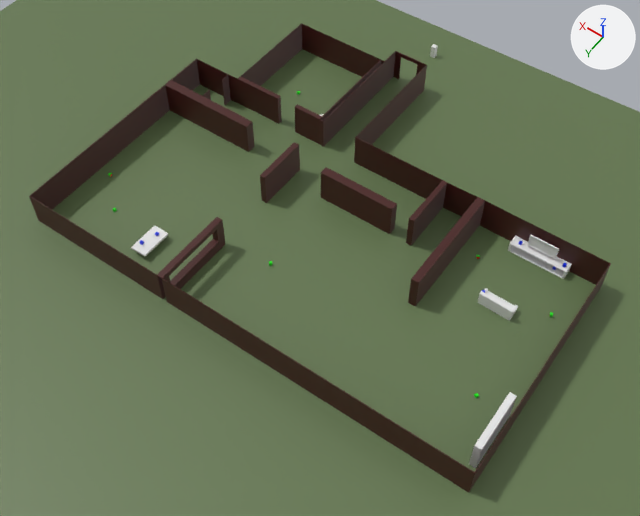
A saved change to the Blender file Blender/first_floor.blend.
Rendered twice from a camera (50 mm lens) standing at (-67.0, 58.1, 121.2) and looking at (-9.4, -22.6, -5.5). Every picture has the same lights, and +X, +Y and +Z are marked at upper right. The picture after the commit comes second. Objects named as collision shapes, trigger or cutter boxes, shadow casters or lower levels of detail are left out.

The first picture shows 'Bookshelf-col', 'Floor-col', 'Sofa-col', 'TV-col', 'TV_Shelf-col', 'Walls-col' and 2 more.
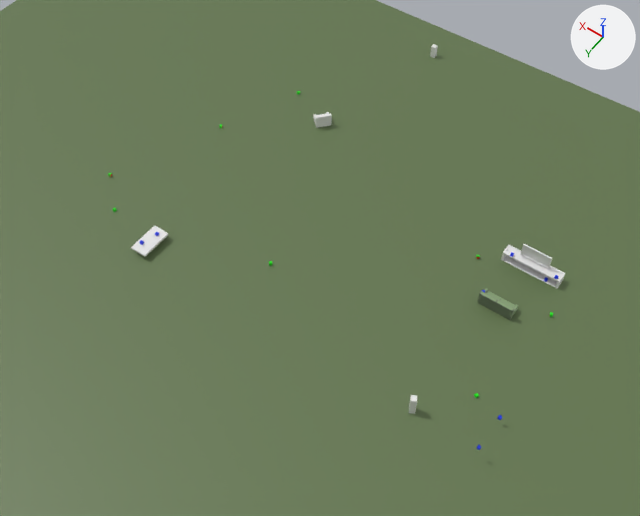
What changed in the scene script:
```text
Add mat_couchgreen:
    mat_couchgreen = bpy.data.materials.new('CouchGreen')
    mat_couchgreen.use_nodes = True; mat_couchgreen.node_tree.nodes.clear()
    _N = mat_couchgreen.node_tree.nodes; _L = mat_couchgreen.node_tree.links
    n0 = _N.new('ShaderNodeBsdfPrincipled'); n0.name = 'Principled BSDF'
    n1 = _N.new('ShaderNodeOutputMaterial'); n1.name = 'Material Output'
    n2 = _N.new('ShaderNodeVertexColor'); n2.name = 'Color Attribute'
    n2.layer_name = 'CouchColors'
    _L.new(n0.outputs[0], n1.inputs[0])  # 'BSDF' to 'Surface'
    _L.new(n2.outputs[0], n0.inputs[0])  # 'Color' to 'Base Color'
Change me_cube_019:
    used by ob_sofa_col; location = (-41.8, -27.4, 1.2); rotation_euler = (0.0, 0.0, 0.00074), in degrees (0, 0, 0); scale = (1.52, 0.779, 0.779)
    remove me_cube_019.from_pydata(...)  # 40 vertices, 38 faces; spans x -2.01..2.01, y -2.07..1.41, z -1.35..1.96
    add me_cube_019.from_pydata(...)  # 216 vertices, 203 faces; spans x 0.0..3.08, y -1.63..0.95, z -1.05..1.55
    me_cube_019 part 1: 40 vertices removed from x -2.01..2.01, y -2.07..1.41, z -1.35..1.96; 216 vertices added at x 0.0..3.08, y -1.63..0.95, z -1.05..1.55
    add me_cube_019.materials.append(mat_couchgreen)
Change me_plane_001:
    used by ob_walls_col; location = (-1.8, -31.6, 3.5); rotation_euler = (1.571, 0.0, 0.0), in degrees (90, 0, 0)
    remove me_plane_001.from_pydata(...)  # 316 vertices, 321 faces; spans x -52.3..36.1, y -3.6..3.2, z -34.9..34.9
    add me_plane_001.from_pydata(...)  # 88 vertices, 54 faces; spans x -52.3..36.1, y -3.5..8.3, z -34.9..34.9
    me_plane_001 part 2: the loose piece of 8 vertices spanning x 5.1..6.2, y -3.6..3.2, z -7.9..2.3 is deleted
    me_plane_001 part 3: the loose piece of 8 vertices spanning x -17.0..-2.1, y -3.6..3.2, z -1.1..0.5 is deleted
    me_plane_001 part 4
    224 vertices are removed from x -52.3..36.1, y -3.6..3.2, z -34.9..34.9
    278 faces are deleted
    1 vertex moves from x 27.9, y -3.5, z 0.4 to x 27.9, y 8.3, z 2.2
    15 new vertices lie (0.0, 6.0, 0.0) away from vertices in x -52.3..35.8, y 2.3, z -34.9..34.9
    13 new vertices lie (0.0, 11.8, 0.0) away from vertices in x -20.5..36.1, y -3.5, z -1.0..30.9
    35 new faces join them
    other edits to the shape of me_plane_001 do not show in these pictures
Add me_cube_026:
    me_cube_026.from_pydata(...)  # a box spanning x -1.0..1.0, y -1.0..1.0, z -1.0..2.01
Remove ob_bookshelf_col:
    ob_bookshelf_col = bpy.data.objects.new('Bookshelf-col', me_cube_016)
    ob_bookshelf_col.location = (-52.1, -1.5, 1.2)
Change ob_sofa_col:
    ob_sofa_col.scale: (1.52, 0.779, 0.779) -> (1.0, 1.0, 1.0)
    add _m = ob_sofa_col.modifiers.new('Mirror', 'MIRROR')
    add _m.merge_threshold = 0.011
Change ob_tv_shelf_col:
    ob_tv_shelf_col.location: (-42.9, -40.5, 1.1) -> (-42.9, -38.0, 1.1)
Change ob_tv_col:
    ob_tv_col.location: (-43.0, -40.6, 3.7) -> (-43.0, -38.1, 3.7)
Change ob_walls_col:
    add _m = ob_walls_col.modifiers.new('Solidify', 'SOLIDIFY')
    add _m.solidify_mode = 'NON_MANIFOLD'
    add _m.thickness = 1.0
    add ob_walls_col.hide_render = True
Add ob_player_start_pos_001:
    ob_player_start_pos_001 = bpy.data.objects.new('PLAYER_START_POS.001', me_cube_026)
    ob_player_start_pos_001.location = (-40.5, -3.1, 1.4)
    ob_player_start_pos_001.rotation_euler = (0.0, 0.0, 0.537)  # degrees (0, 0, 31)
    ob_player_start_pos_001.scale = (0.494, 0.494, 1.29)
```

Location of each change, (x1, y1, x2, y2) in pixels of the pictures (640 x 516 px):
'Walls-col', hidden (dark red): before (29, 23, 611, 493)
'TV_Shelf-col', moved: before (508, 235, 572, 279); after (501, 245, 565, 288)
'Bookshelf-col', deleted: before (469, 392, 517, 468)
'TV-col', moved: before (527, 235, 559, 259); after (520, 244, 552, 269)
'Sofa-col', reshaped, modifiers changed, rescaled, recoloured (white to green): before (477, 288, 518, 321); after (477, 288, 519, 320)
'PLAYER_START_POS.001', added: after (409, 395, 417, 414)
part 2 of me_plane_001, deleted (dark red): before (260, 142, 300, 203)
part 3 of me_plane_001, deleted (dark red): before (321, 167, 397, 234)
part 4 of me_plane_001, cut back: before (29, 23, 611, 475)
